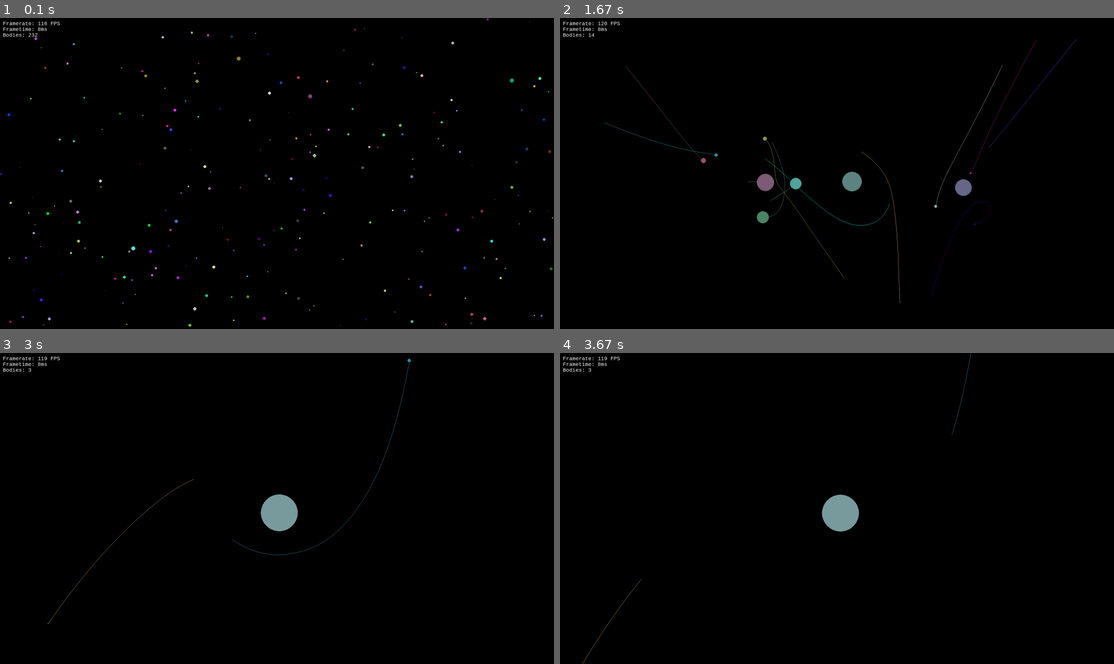
Above: before the commit, frames 1-4 (two rows, left to right).
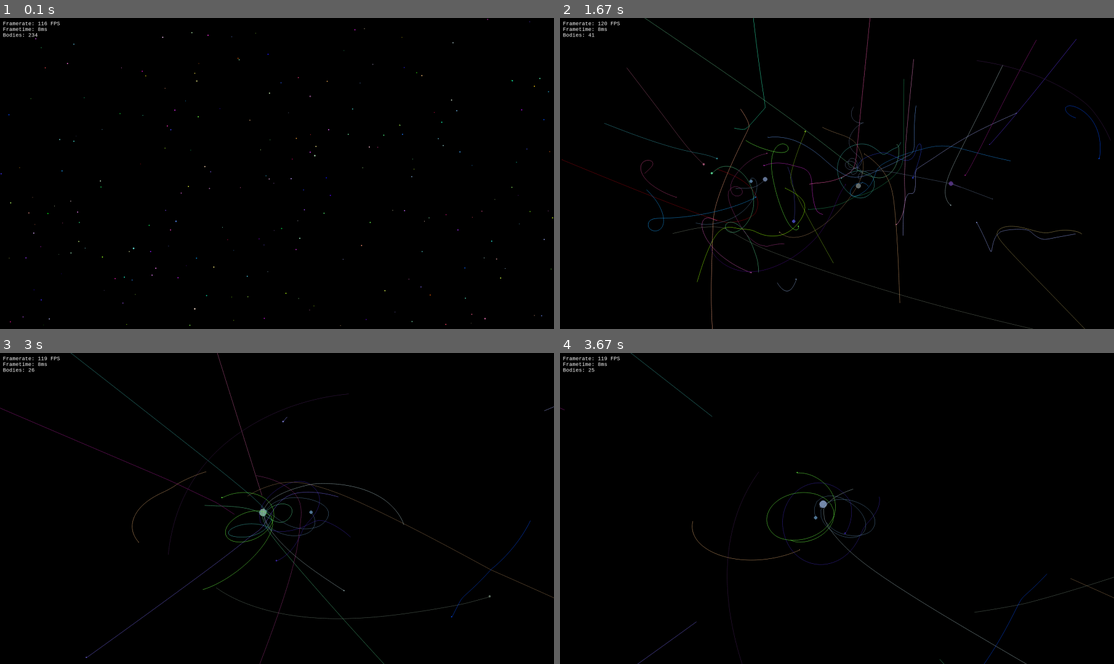
Above: after the commit, the same moments.

Repository: aydanthompson/gravity-simulator-pygame
Game: pygame game, started from main.py
Same seed, same stepped clock (60 frames per second), same inputs: the game is played once before the commit and once after it.
Inputs:
- Up to frame 1 (0.1 s): no input
- Up to frame 2 (1.67 s): no input
- Up to frame 3 (3 s): tap Enter every 0.33 s from 1.83 to 2.83 s
- Up to frame 4 (3.67 s): tap Enter at 3.17, 3.5 s

The runs differ from the first frame. In frame 1, 0.6% of the frame differs, in the area x 0-100%, y 0-100%; in frame 2, 3.6%; in frame 3, 2.2%; in frame 4, 1.4%.

Commit message:
Updated radius function

Diff:
--- a/main.py
+++ b/main.py
@@ -35,8 +35,9 @@
         self._update_momentum()
 
     def _update_radius(self):
-        # Assume the mass is the area of the circle.
-        self.radius = math.sqrt(self.mass / math.pi)
+        # Using a combined formula for the volume of a sphere and the density.
+        density = 1.0
+        self.radius = math.cbrt((3 * self.mass) / (4 * math.pi * density))
         return self
 
     def update_force(self, bodies: list["Body"]):
